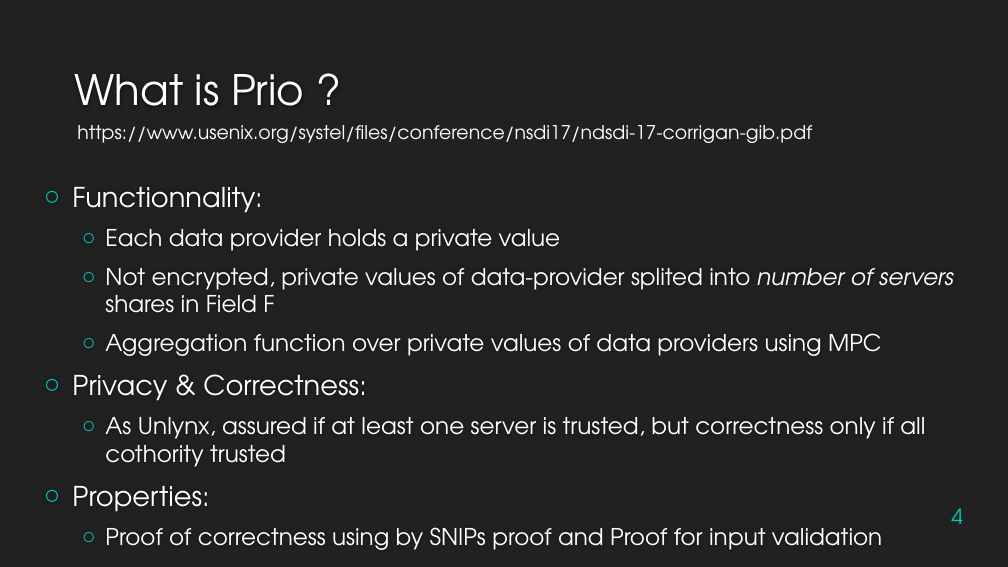
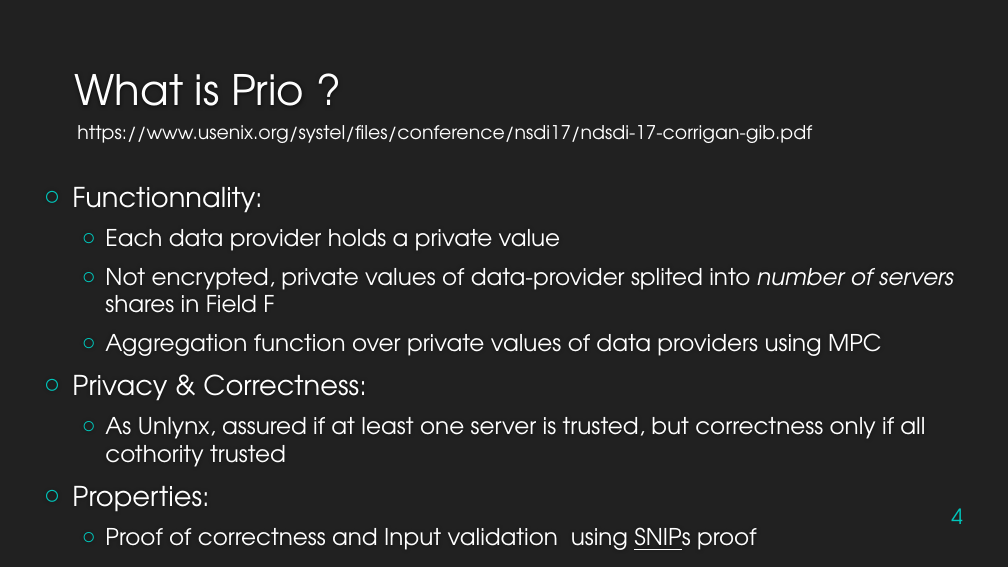
Before and after one commit to maxpr/MasterProjectDocuments, a slide deck: slide 4 of doc/Présentation.pptx. Drawn at 1008x567 pixels with LibreOffice and Linux fonts; fonts in the diff are those of the drawing; background and template pictures are left out. Boxes give left, top, right and bottom in pixels: in the first picture for what was removed or moved away, otherwise in the second. Text is boxed around its words. In the diff, an @@ line names an element or a change of style, - is before the commit and + after.

```diff
--- a/doc/Présentation.pptx
+++ b/doc/Présentation.pptx
@@ text at bbox=[105, 527, 756, 550]: text changed @@
-  ○ Proof of correctness using by SNIPs proof and Proof for input validation
+  ○ Proof of correctness and Input validation using SNIPs proof
```
Also in this commit, not shown: 4 other slides changed, 13 other files.
